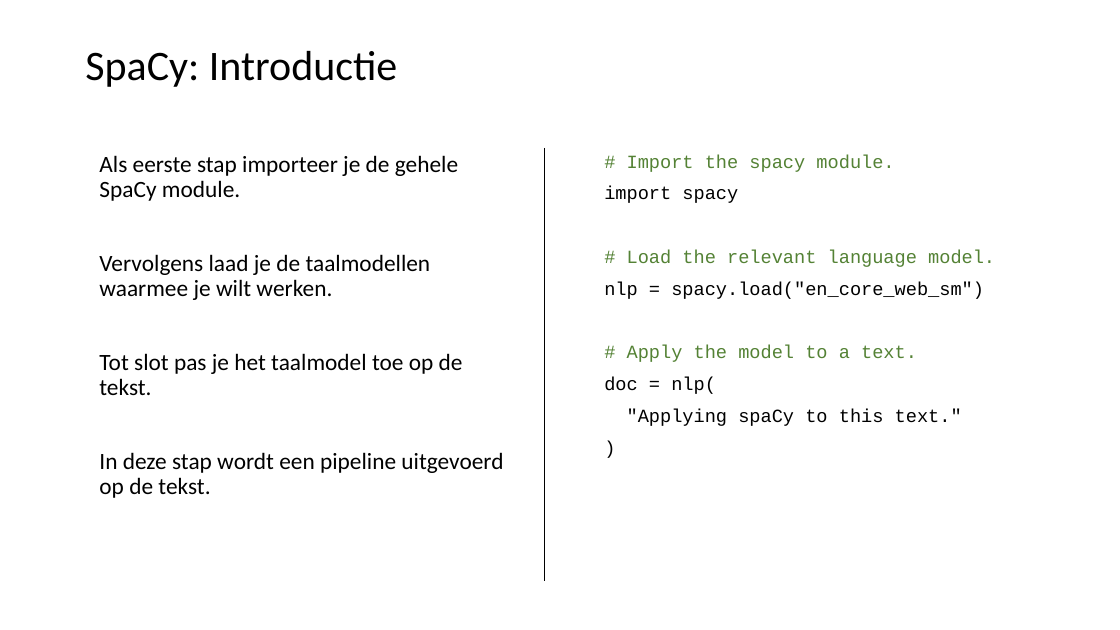
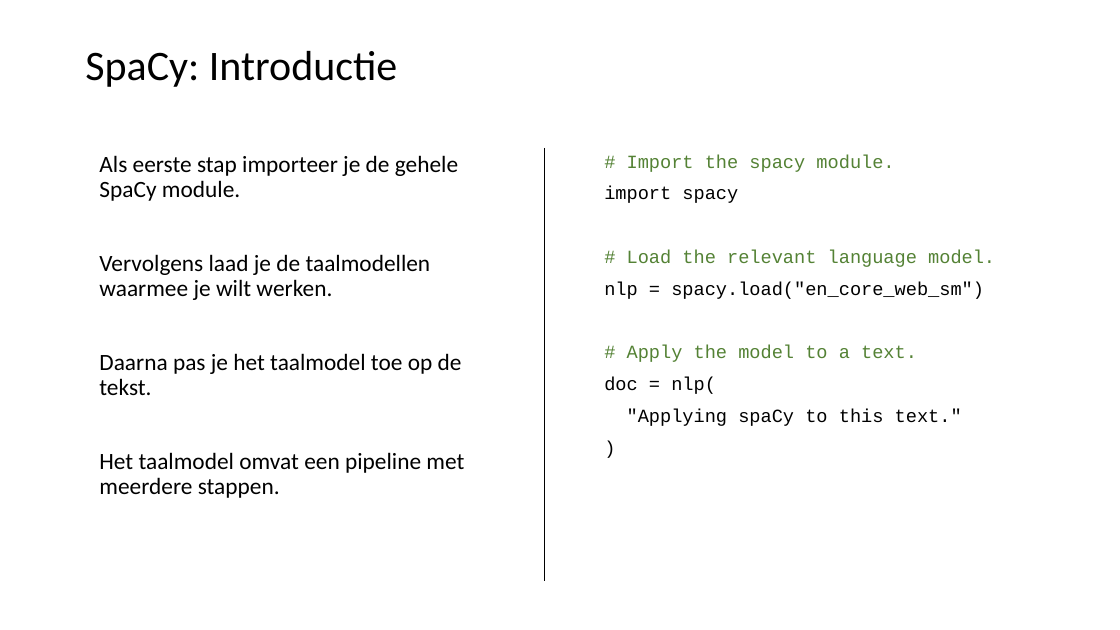
Before and after one commit to LFKoning/knowledge-sharing, a slide deck: slide 17 of python_trainees/5_nlp/python_traineeship_5.pptx. Drawn at 1120x630 pixels with LibreOffice and Linux fonts; fonts in the diff are those of the drawing. Boxes give left, top, right and bottom in pixels: in the first picture for what was removed or moved away, otherwise in the second. Text is boxed around its words. In the diff, an @@ line names an element or a change of style, - is before the commit and + after.

```diff
--- a/python_trainees/5_nlp/python_traineeship_5.pptx
+++ b/python_trainees/5_nlp/python_traineeship_5.pptx
@@ text at (99,353,464,498): text changed @@
-Tot slot pas je het taalmodel toe op de tekst.
-In deze stap wordt een pipeline uitgevoerd op de tekst.
+Daarna pas je het taalmodel toe op de tekst.
+Het taalmodel omvat een pipeline met meerdere stappen.
```
Also in this commit, not shown: 8 slides added.
